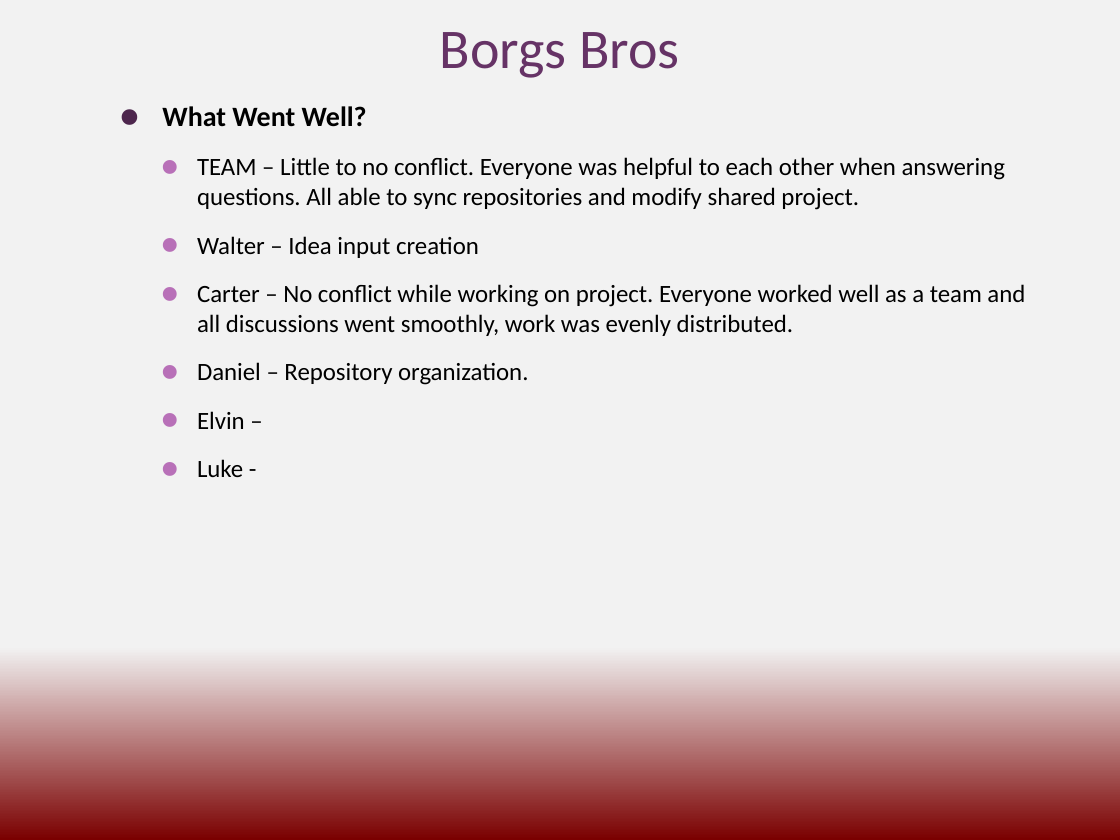
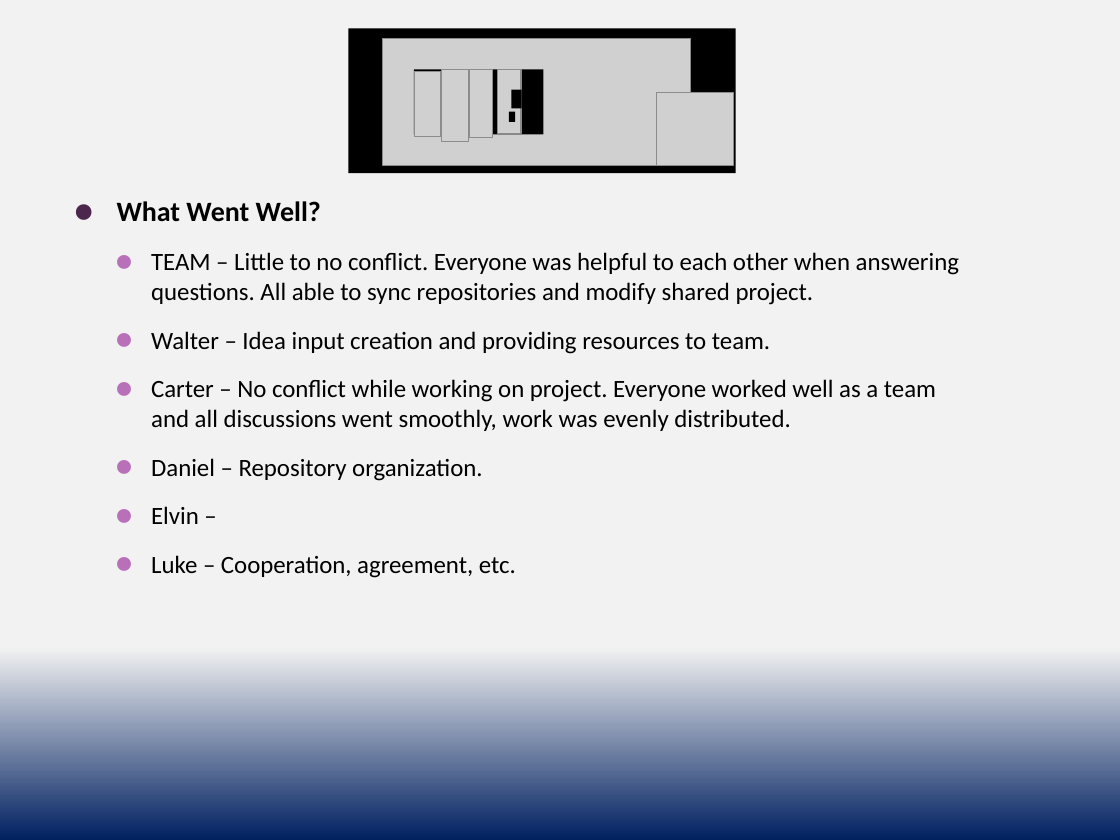
Before and after one commit to cs3398-borgs-bros/JeopardyChamp-Project, a slide deck: slide 1 of docs/Borgs_Retrospective.pptx. Drawn at 1120x840 pixels with LibreOffice and Linux fonts; fonts in the diff are those of the drawing; grey boxes stand for pictures. Boxes give left, top, right and bottom in pixels: in the first picture for what was removed or moved away, otherwise in the second. Text is boxed around its words. In the diff, an @@ line names an element or a change of style, - is before the commit and + after.

```diff
--- a/docs/Borgs_Retrospective.pptx
+++ b/docs/Borgs_Retrospective.pptx
@@ background gradient #F2F2F2 to #7A0000 to gradient #F2F2F2 to #002060 @@
@@ title removed at bbox=[440, 32, 679, 78] @@
-Borgs Bros
@@ group added at bbox=[348, 28, 736, 172]: 6 pictures, 4 rectangles @@
@@ text "What Went Well?": place and size @@
-text "What Went Well?" at bbox=[162, 106, 1025, 477]
+text "What Went Well?" at bbox=[117, 201, 959, 578]
@@ text at bbox=[151, 331, 770, 354]: text changed @@
-    ⚫ Walter – Idea input creation
+    ⚫ Walter – Idea input creation and providing resources to team.
@@ text at bbox=[151, 555, 516, 578]: text changed @@
-    ⚫ Luke -
+    ⚫ Luke – Cooperation, agreement, etc.
```
Also in this commit, not shown: 2 other slides changed, 1 other file.
